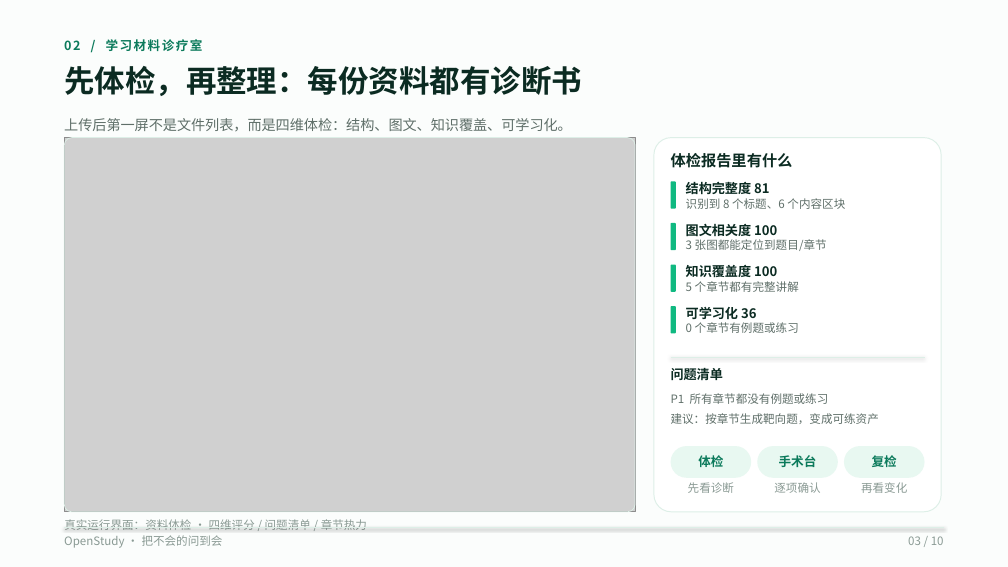
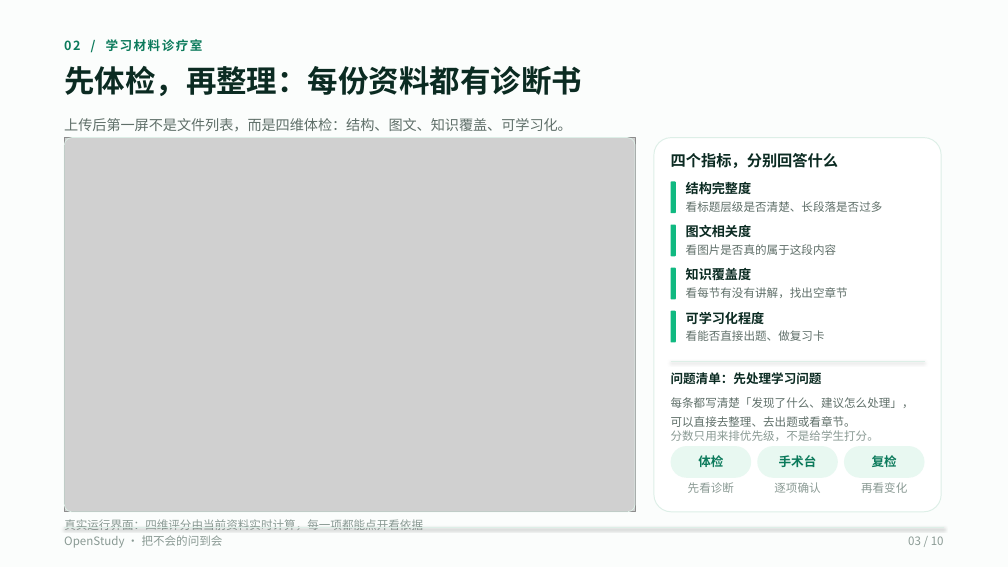
Before and after one commit to wufeng1234567/openstudy-fastapi-ts, a slide deck: slide 3 of doc/competition/OpenStudy-10页-V3-码道版.pptx. Drawn at 1008x567 pixels with LibreOffice and Linux fonts; fonts in the diff are those of the drawing; grey boxes stand for pictures. Boxes give left, top, right and bottom in pixels: in the first picture for what was removed or moved away, otherwise in the second. Text is boxed around its words. In the diff, an @@ line names an element or a change of style, - is before the commit and + after.

```diff
--- a/doc/competition/OpenStudy-10页-V3-码道版.pptx
+++ b/doc/competition/OpenStudy-10页-V3-码道版.pptx
@@ text at <box>671,153,839,168</box>: text changed @@
-体检报告里有什么
+四个指标，分别回答什么
@@ rounded rectangle: place and size @@
-rounded rectangle at <box>671,181,676,209</box>
+rounded rectangle at <box>671,181,676,213</box>
@@ text at <box>686,182,752,194</box>: text changed @@
-结构完整度 81
+结构完整度
@@ text removed at <box>686,198,845,209</box> @@
-识别到 8 个标题、6 个内容区块
@@ text added at <box>686,201,883,212</box>, 11 pt, text #5F6F69 @@
+看标题层级是否清楚、长段落是否过多
@@ rounded rectangle: place and size @@
-rounded rectangle at <box>671,223,676,250</box>
+rounded rectangle at <box>671,225,676,256</box>
@@ text at <box>686,225,752,237</box>: text changed @@
-图文相关度 100
+图文相关度
@@ text removed at <box>686,239,827,251</box> @@
-3 张图都能定位到题目/章节
@@ rounded rectangle: place and size @@
-rounded rectangle at <box>671,265,676,292</box>
+rounded rectangle at <box>671,268,676,299</box>
@@ text at <box>686,268,752,280</box>: text changed @@
-知识覆盖度 100
+知识覆盖度
@@ text added at <box>686,244,836,255</box>, 11 pt, text #5F6F69 @@
+看图片是否真的属于这段内容
@@ text removed at <box>686,281,799,292</box> @@
-5 个章节都有完整讲解
@@ text added at <box>686,287,848,298</box>, 11 pt, text #5F6F69 @@
+看每节有没有讲解，找出空章节
@@ rounded rectangle: place and size @@
-rounded rectangle at <box>671,306,676,333</box>
+rounded rectangle at <box>671,311,676,343</box>
@@ text at <box>686,312,765,324</box>: text changed @@
-可学习化 36
+可学习化程度
@@ text removed at <box>686,322,799,333</box> @@
-0 个章节有例题或练习
@@ text added at <box>686,330,825,341</box>, 11 pt, text #5F6F69 @@
+看能否直接出题、做复习卡
@@ line moved from (671, 357) - (925, 357) to (671, 361) - (925, 361) @@
@@ text at <box>671,372,822,384</box>: text changed; size 12.5 to 12 pt @@
-问题清单
+问题清单：先处理学习问题
@@ text removed at <box>671,393,879,424</box> @@
-P1 所有章节都没有例题或练习
-建议：按章节生成靶向题，变成可练资产
@@ text added at <box>671,397,914,427</box>, 11 pt, text #5F6F69 @@
+每条都写清楚「发现了什么、建议怎么处理」，可以直接去整理、去出题或看章节。
@@ text added at <box>671,430,879,441</box>, 11 pt, text #8A9A94 @@
+分数只用来排优先级，不是给学生打分。
@@ text at <box>64,519,423,530</box>: text changed @@
-真实运行界面：资料体检 · 四维评分 / 问题清单 / 章节热力
+真实运行界面：四维评分由当前资料实时计算，每一项都能点开看依据
```
Also in this commit, not shown: 6 other slides changed, 4 other files.
